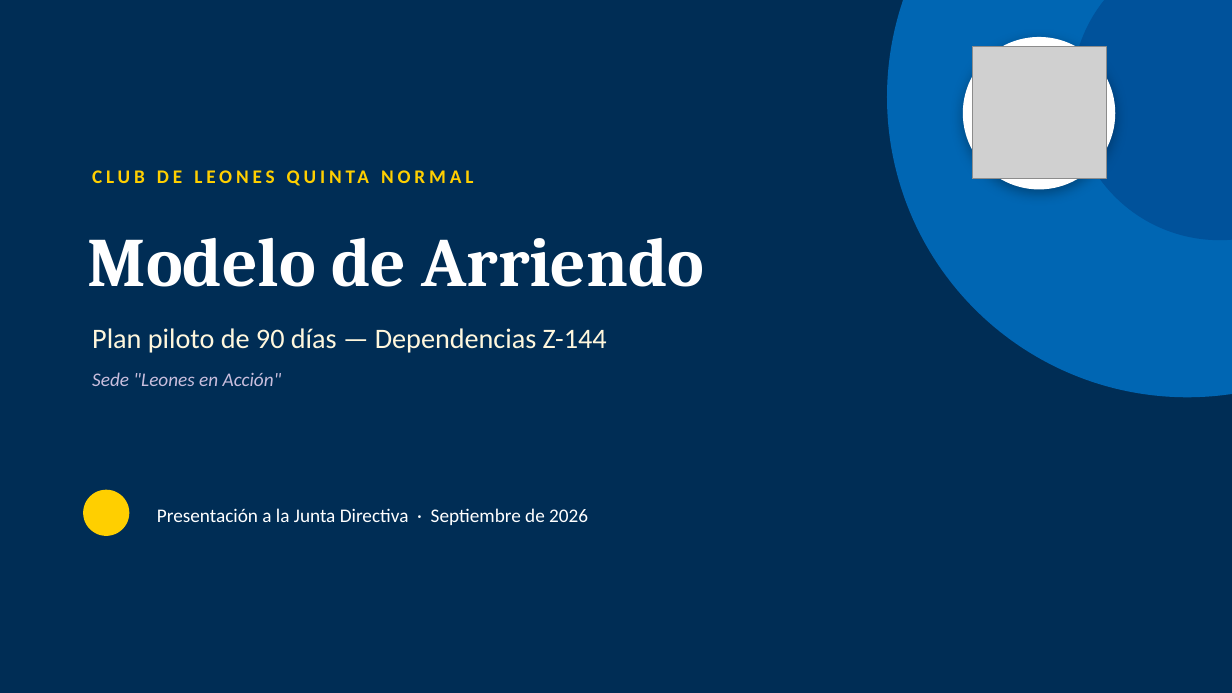
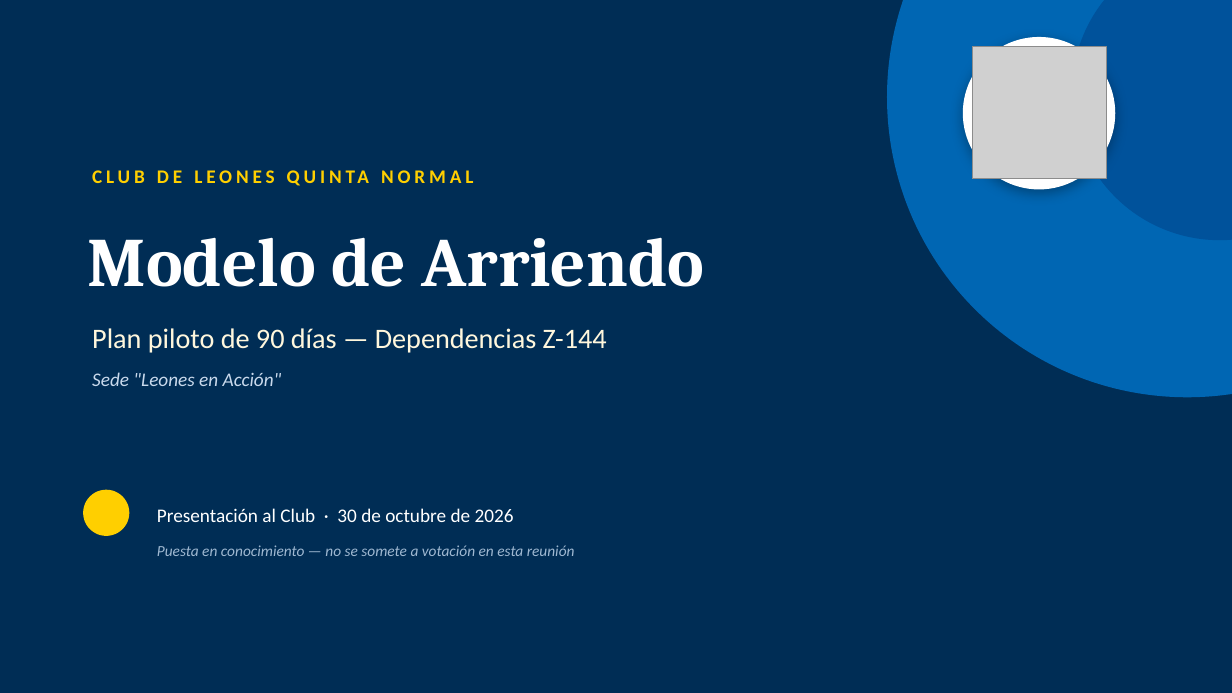
Before and after one commit to wbarrientosd-svg/claude, a slide deck: slide 1 of informes/Presentacion_Modelo_Arriendo_Club_Leones_Z144.pptx. Drawn at 1232x693 pixels with LibreOffice and Linux fonts; fonts in the diff are those of the drawing; grey boxes stand for pictures; background and template pictures are left out. Boxes give left, top, right and bottom in pixels: in the first picture for what was removed or moved away, otherwise in the second. Text is boxed around its words. In the diff, an @@ line names an element or a change of style, - is before the commit and + after.

```diff
--- a/informes/Presentacion_Modelo_Arriendo_Club_Leones_Z144.pptx
+++ b/informes/Presentacion_Modelo_Arriendo_Club_Leones_Z144.pptx
@@ text "Sede "Leones en Acción"" at box(92, 372, 282, 386): text colour #C9BEDD to #C9D9EC @@
@@ text at box(157, 508, 514, 522): text changed @@
-Presentación a la Junta Directiva · Septiembre de 2026
+Presentación al Club · 30 de octubre de 2026
@@ text added at box(157, 545, 575, 556), 12 pt, text #9FB8D1, italic @@
+Puesta en conocimiento — no se somete a votación en esta reunión
```
Also in this commit, not shown: 6 other slides changed, 4 slides added, 3 slides removed.
